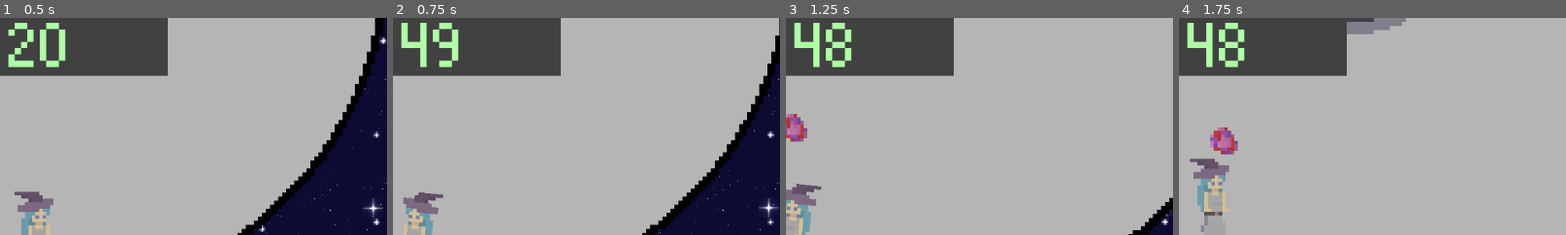
Above: before the commit, frames 1-4 (left to right).
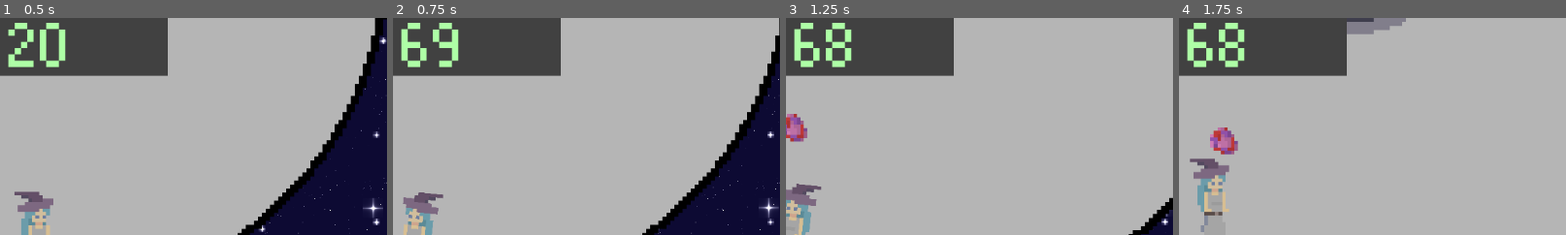
Above: after the commit, the same moments.

Repository: arrowira/miniJam189
Game: Godot game, scene res://Scenes/main.tscn
The game is run twice, just before and just after one commit, with the same random seed, the same clock (stepped at 60 frames per second) and the same inputs.
Inputs:
- Up to frame 1 (0.5 s): no input
- Up to frame 2 (0.75 s): hold A (right) from 0.53 s (still down); tap F (drop) at 0.6 s
- Up to frame 3 (1.25 s): keep holding A (right); tap Space (jump) at 0.77 s
- Up to frame 4 (1.75 s): release A (right) at 1.28 s; hold S (down) from 1.28 s (still down); tap F (drop) at 1.35 s; tap Space (jump) at 1.52 s
The pictures show only the part of the screen within x 45-95%, y 0-50%; the shares and areas given below are measured in that part.

Frame 1 is identical in both runs. In frame 2, 0.6% of the frame differs, in the area x 2-9%, y 2-23%; in frame 3, 0.6%; in frame 4, 0.6%.

Commit message:
difficulty scaling

Diff:
--- a/minijam189/Scenes/topTimer.gd
+++ b/minijam189/Scenes/topTimer.gd
@@ -5,11 +5,12 @@
 # Called when the node enters the scene tree for the first time.
 func _ready() -> void:
 	$Timer.start()
-var t = 50.0
+var t = 70.0
 var alive = 0
 
 func _on_timer_timeout() -> void:
 	t-=1
+
 
 	if t <= -1:
 		$DeathScreen.visible = true
--- a/minijam189/Scripts/spawner.gd
+++ b/minijam189/Scripts/spawner.gd
@@ -15,6 +15,7 @@
 
 func _on_spawn_timer_timeout() -> void:
 	#spawn
+	$spawnTimer.wait_time+=0.01
 	spawnID+=1
 	spawnID = spawnID % 5
 	var instance
